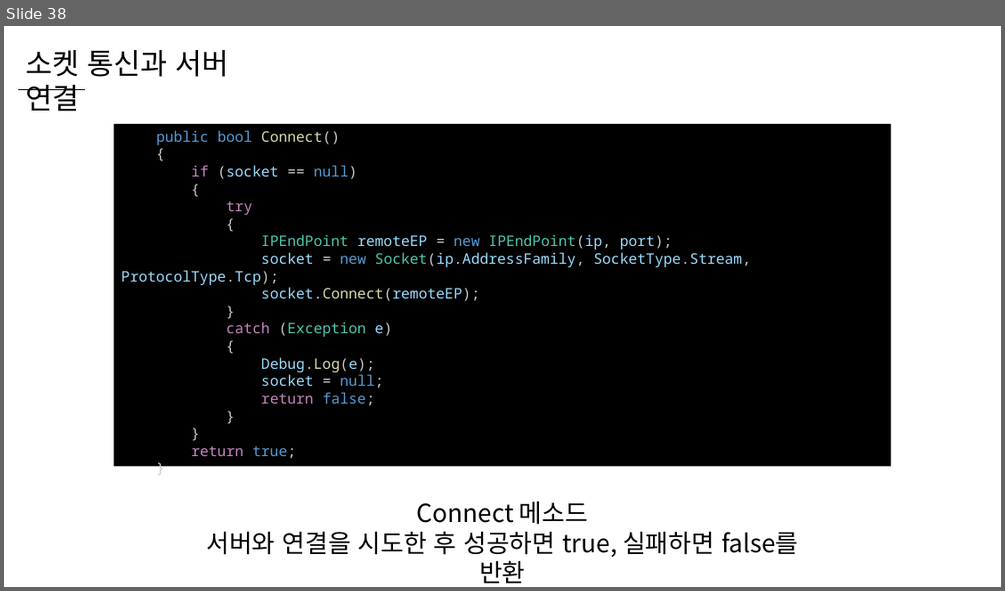
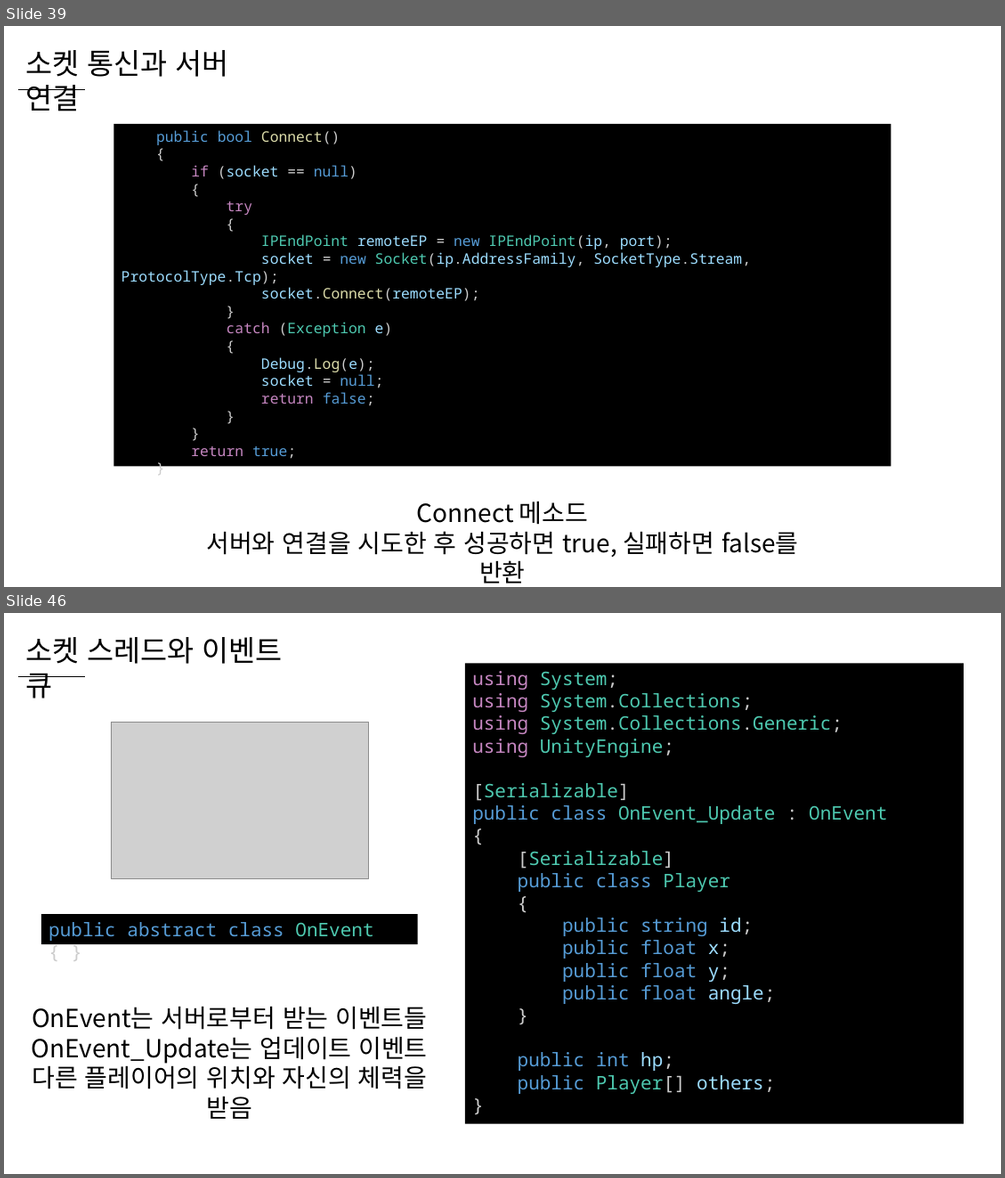
Before and after one commit to WooLyung/2023-Unity-Lecture, a slide deck: Day 1/Day 1.pptx. Shown one above the other, each under a label of ours: slide 38 before the commit, slides 39 and 46 after it; the slides between them are not shown. The pictures are 1005x591 and 1005x1178 pixels, drawn with LibreOffice and Linux fonts; fonts in the diff are those of the drawing; grey boxes stand for pictures. Boxes give left, top, right and bottom in pixels: in the first picture for what was removed or moved away, otherwise in the second. Text is boxed around its words. In the diff, an @@ line names an element or a change of style, - is before the commit and + after.

```diff
--- a/Day 1/Day 1.pptx
+++ b/Day 1/Day 1.pptx
@@ slide 46 added at [4, 613, 1001, 1174], background #FFFFFF @@
@@ text added at [25, 637, 282, 664], 28 pt, text #000000 @@
+소켓 스레드와 이벤트 큐
@@ rectangle added at [465, 663, 964, 1124], fill #000000, 18 pt, text #4EC9B0 @@
+using System;
+using System.Collections;
+using System.Collections.Generic;
+using UnityEngine;
+[Serializable]
+public class OnEvent_Update : OnEvent
+{
+[Serializable]
+public class Player
+{
+public string id;
+public float x;
+public float y;
+public float angle;
+}
+public int hp;
+public Player[] others;
+}
@@ line added from (18, 676) to (85, 676), #000000 0.5 pt @@
@@ picture added at [111, 722, 369, 878] @@
@@ rectangle added at [41, 915, 418, 944], fill #000000, 18 pt, text #569CD6 @@
+public abstract class OnEvent { }
@@ text added at [32, 1005, 427, 1089], 24 pt, text #000000 @@
+OnEvent는 서버로부터 받는 이벤트들
+OnEvent_Update는 업데이트 이벤트
+다른 플레이어의 위치와 자신의 체력을 받음
@@ what was slide 38 is now slide 39 @@
```
Also in this commit, not shown: 8 slides changed, 19 other slides added, 1 slide removed, 7 other files.
